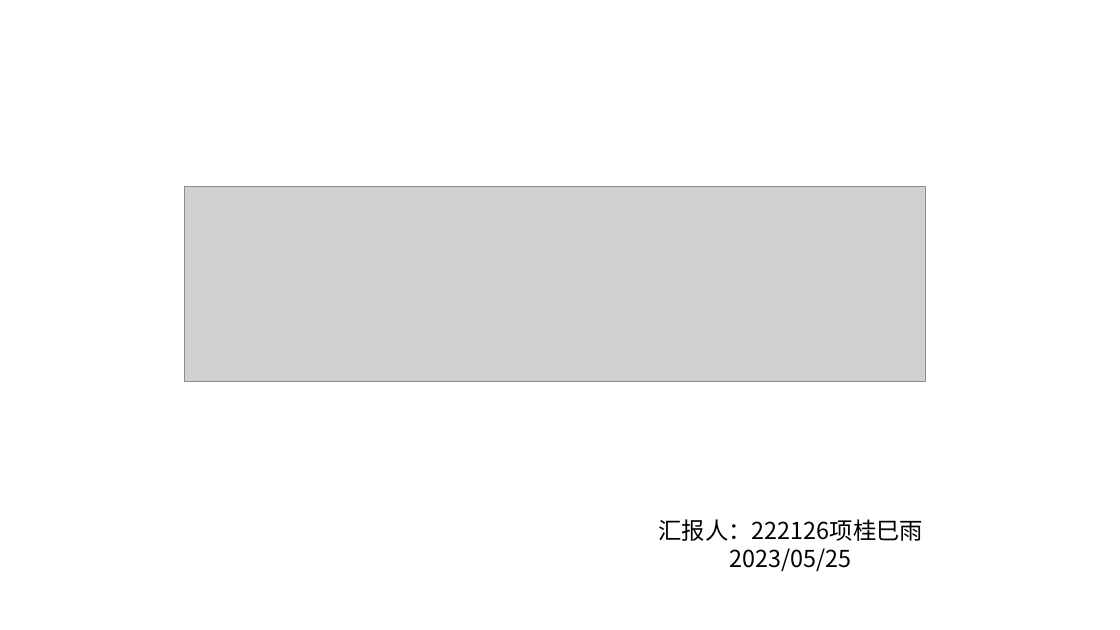
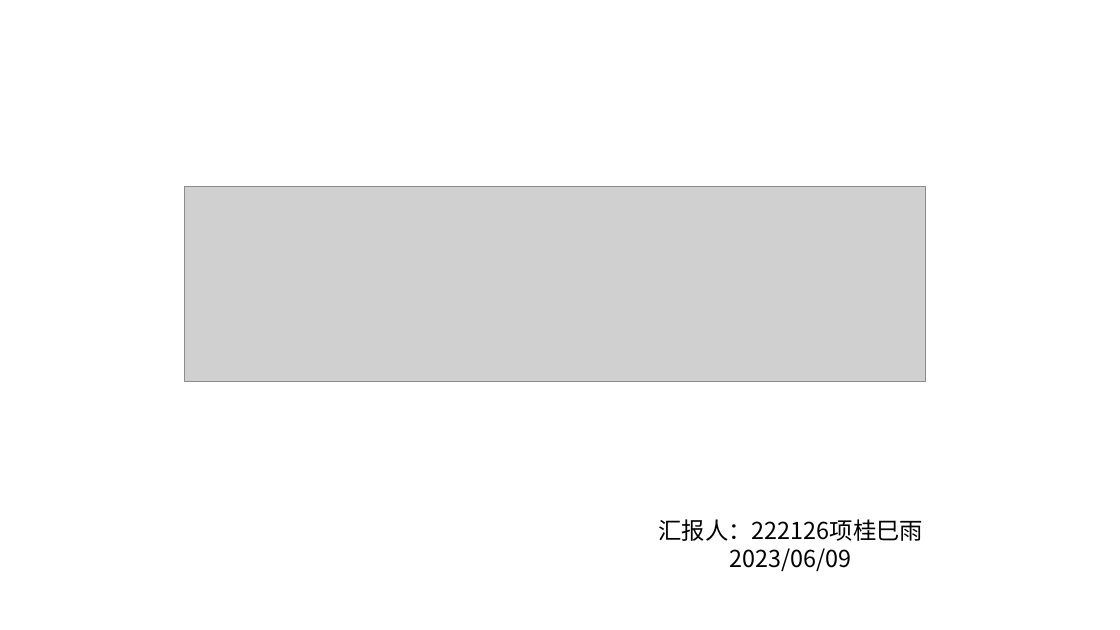
Before and after one commit to celeste-lingshi/Celeste, a slide deck: slide 1 of 汇报/软件测试展示_222126_项桂巳雨.pptx. Drawn at 1120x630 pixels with LibreOffice and Linux fonts; fonts in the diff are those of the drawing; grey boxes stand for pictures. Boxes give left, top, right and bottom in pixels: in the first picture for what was removed or moved away, otherwise in the second. Text is boxed around its words. In the diff, an @@ line names an element or a change of style, - is before the commit and + after.

```diff
--- a/汇报/软件测试展示_222126_项桂巳雨.pptx
+++ b/汇报/软件测试展示_222126_项桂巳雨.pptx
@@ text at [730,548,852,571]: text changed @@
-2023/05/25
+2023/06/09
```
Also in this commit, not shown: 3 other slides changed, 2 slides added.
